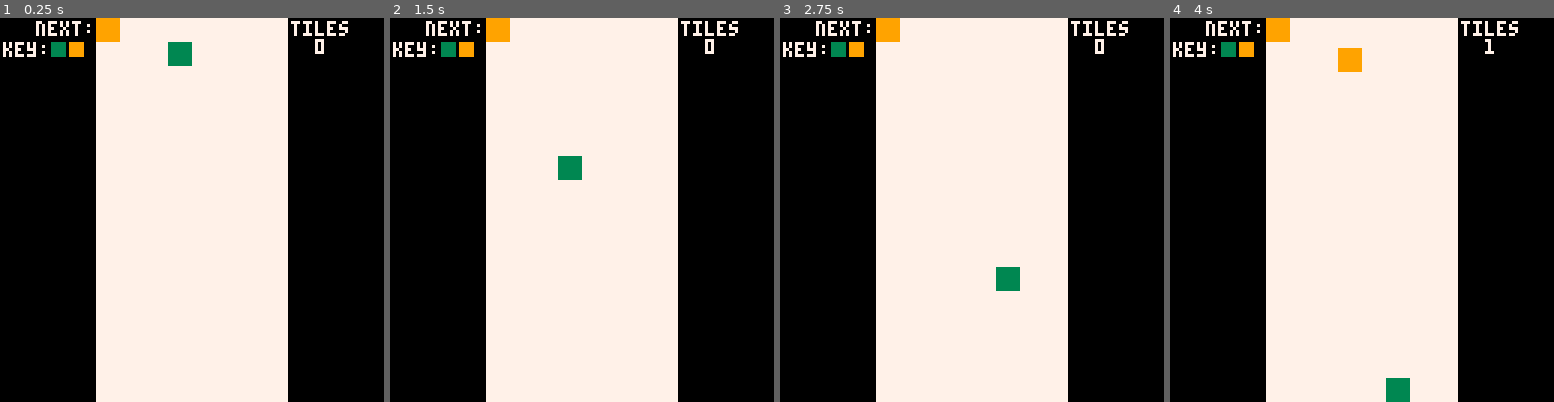
Above: before the commit, frames 1-4 (left to right).
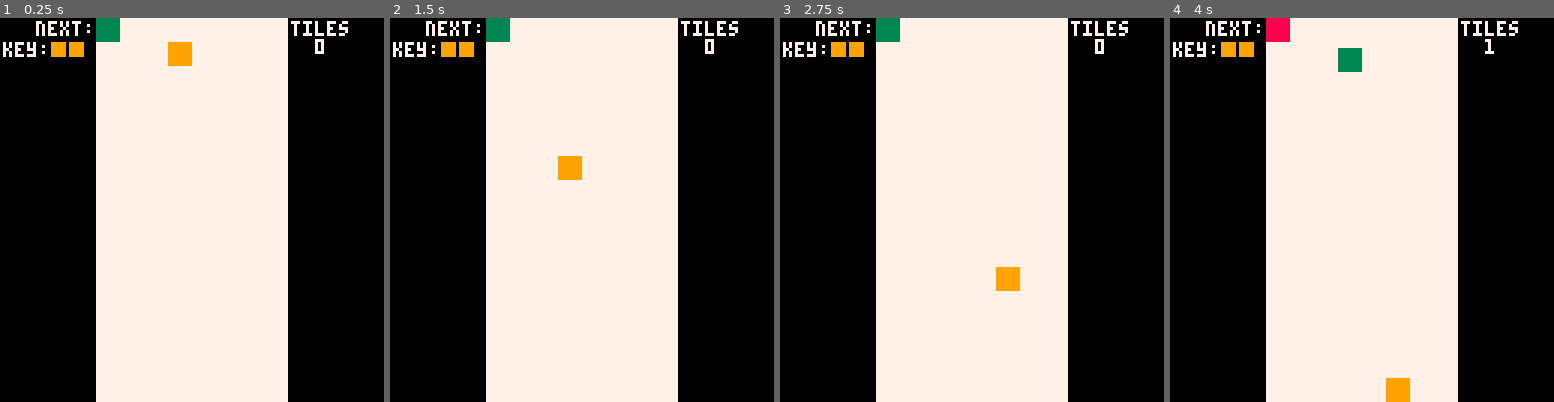
Above: after the commit, the same moments.

Repository: jplopez/1kjam
Game: PICO-8 cartridge 1kjam.p8
Two runs of this game, one before a commit and one after it. Both use one fixed random seed, a clock stepped at 60 frames per second and the inputs below.
Inputs:
- Up to frame 1 (0.25 s): no input
- Up to frame 2 (1.5 s): no input
- Up to frame 3 (2.75 s): hold Right 1.6-2.1 s; hold Right from 2.47 s (still down)
- Up to frame 4 (4 s): release Right at 3.03 s; hold Left 3.08-3.58 s; hold Down 3.63-3.97 s

The runs differ from the first frame. In frame 1, 0.9% of the frame differs, in the area x 13-50%, y 0-13%; in frame 2, 0.9%; in frame 3, 0.9%; in frame 4, 1.3%, in the area x 13-63%, y 0-100%.

Commit message:
bloat with core files, globals and first tile entity

Diff:
--- a/1kjam.p8
+++ b/1kjam.p8
@@ -1,49 +1,63 @@
 pico-8 cartridge // http://www.pico-8.com
 version 42
 __lua__
-e=-1
-over=false
-clrs={2,3,8,9}
-tcount=0
+
+#include src/globals.lua
+
+#include src/core/env.lua
+#include src/core/oop.lua
+#include src/core/utils.lua
+#include src/core/gst.lua
+#include src/core/collisions.lua
+
+#include src/entities/tile.lua
+
+-- e=-1 -- represents an empty slot for a tile
+-- over=false -- gameover flag
+-- clrs={2,3,8,9} -- tile's colors
+-- tcount=0 -- tile count
+
 function _init()
- pt={}
+--  pt={} -- 8x16 2D array tracking the played tiles
  for c=1,8do
  	local row={}
 		for r=1,16do add(row,e)end
  	add(pt,row)
 	end
- cur=tile({x=4})
- nxt=tile()
- key()
+ cur=tile({x=4}) -- current tile in play
+ nxt=tile() -- next tile
+ key() -- generates the key
 end
 
 function _update()
-	mcur()
- input()
- utile()
+	mcur() -- move current
+ input() -- handle inputs
+ utile() -- update tiles: detects collisions and triggers removal of tiles
 end
 
 function _draw()
 	cls()
-	rectfill(32,0,95,127,7)
+	rectfill(32,0,95,127,7) -- playable area
 	print("next:",12,1,7)
 	print("tiles\n  "..tcount,97,1,7)
 	print("key:",1,8,7)
-	rectfill(17,8,21,12,k[1])
-	rectfill(23,8,27,12,k[2])
+	rectfill(17,8,21,12,k[1]) -- 1st key element
+	rectfill(23,8,27,12,k[2]) -- 2nd key element
 	if(over)then
 	 print("gameover",48,60,8)
-	else dgame()end
+	else dgame()end -- dgame draws the tiles
 end
 -->8
+-- construct for a tile
 function tile(t)
  t=t or {}
  return {x=t.x or 1,y=t.y or 1,
 		clr=t.clr or rnd(clrs)}
 end
-
+-- generates the matching key
 function key() k={rnd(clrs),rnd(clrs)}end
 
+-- collision detection
 function coll(t1,t2)
  if(t1==nil or t2==nil)return false
  return t1.x<t2.x+8
@@ -51,55 +65,66 @@
   and t1.y<t2.y+8
   and t1.y+8>t2.y
 end
-
+-- handle inputs
 function input()
  if(btn(⬇️))move(cur,0,0.125)
  if(btnp(⬅️))move(cur,-1,0)
  if(btnp(➡️))move(cur,1,0)
 end
-
+--detect it tile 't' will collision or hit boundary
+-- at coordinates x,y
 function det(t,x,y)
  if(x<1 or x>8 or y>16)return true
 	if(pt[x][y]==e)return false
 	return coll(t,pt[x][y])
 end
-
+--general move function for tile 't'
 function move(t,dx,dy)
  if(det(t,t.x+dx,ceil(t.y+dy)))return false
  t.x=mid(1,t.x+dx,8)
  t.y=min(t.y+dy,16)
  return true
 end
-
+--move cursor to be called in _update
 function mcur()
- local ly=cur.y
- move(cur,0,0.125)
- if(ly==cur.y)then
+	local ly=cur.y
+ 	move(cur,0,0.125)
+ 	if(ly==cur.y)then
 		pt[cur.x][cur.y]=tile(cur)
- 	rct(cur.x,cur.y)
- 	cur=nxt
- 	cur.x=4
- 	nxt=tile()
- 	tcount+=1end
+ 		rct(cur.x,cur.y)
+ 		cur=nxt
+ 		cur.x=4
+ 		nxt=tile()
+ 		tcount+=1
+	end
 end
-
+-- update played tiles
+-- check for matches and triggers the
+-- cascading movements of
+--
 function utile()
  for r=16,1,-1do
  	for c=8,1,-1do
  	 local tl=pt[c][r]
- 	 if(tl~=e)then
-  	 local ly=tl.y
- 	  move(tl,0,0.125)
- 	  if(ly==tl.y)then
- 	  pt[c][r]=e
- 	  pt[c][tl.y]=tl
- 	  rct(c,tl.y)end
+ 	 if(tl~=e)then  -- if tile slot isn't empty
+  	 local ly=tl.y -- save last Y position
+ 	   move(tl,0,0.125)  -- move tile down
+ 	   -- if Y pos stays the same, tile cannot move any further
+		 -- so we trigger react check
+		 if(ly==tl.y) then
+		  --if the previous 'if' is true, the next two lines update the same slot.
+		  --although inneficient, it saves me a couple of lines
+			pt[c][r]=e     -- empty previous slot used by tile
+			pt[c][tl.y]=tl -- set tile in new slot
+			rct(c,tl.y)
+		 end
    end
   end
  end
 end
 
 -->8
+-- draws all tiles: current, next and played
 function dgame()
 	dtile(cur)
 	dtile(nxt)
@@ -110,10 +135,15 @@
 		end
 	end
 end
+-- draws one tile
+-- the x and y pos represent the slots in the 8x16 playable area
+-- this draw function convers those values to the correct pixel in the screen
 function dtile(t)
  rectfill(32+((t.x-1)*8),(t.y-1)*8,
  32+(t.x*8)-1,t.y*8-1,t.clr)end
 -->8
+
+-- determines if there are reactions around the slot x,y
 function rct(x,y)
  local p=pt[x][y]
  if(p==e)return
@@ -129,12 +159,14 @@
 	 key()
 	end
 end
+-- checks the if slot x,y with color 'c' matches any of the keys
 function chk(x,y,c)
  return pt[x][y]~=e and
   ((pt[x][y].clr==k[1] and c==k[2])
   or
   (pt[x][y].clr==k[2] and c==k[1]))
 end
+
 __gfx__
 00000000000000000000000000000000000000000000000000000000000000000000000000000000000000000000000000000000000000000000000000000000
 00000000000000000000000000000000000000000000000000000000000000000000000000000000000000000000000000000000000000000000000000000000
--- /dev/null
+++ b/src/core/collisions.lua
@@ -0,0 +1,104 @@
+-- simple collision functions for rectangles and circles
+-- Requires oop.lua
+collision_engine=class:extend({
+
+  --side constants
+  _top=2,
+  _bottom=3,
+  _left=7,
+  _right=11,
+  _top_left=9,  -- top + left
+  _top_right=13, -- top + right
+  _bottom_left=10, -- bottom + left
+  _bottom_right=14, -- bottom + right
+
+  tolerance=1,
+
+  --[[
+    Checks if obj1 and obj2 are colliding. This functions infers if objs are
+    circle or rect based on their attributes.
+    * Rectangles: x,y,w,h
+    * Circle: x,r
+  ]]
+  colliding=function(_END,obj1,obj2)
+    if(obj1.r) then
+      if(obj1.r) return is_circle_colliding(_ENV,obj1,obj2)
+    elseif(obj2.r) then
+      return is_circle_rect_colliding(_ENV,obj2,obj1)
+    end
+    return is_rect_colliding(_ENV,obj1,obj2)
+  end,
+
+  is_circle_colliding=function(_ENV,c1,c2)
+    local dx=c1.x-c2.x
+    local dy =c1.y-c2.y
+    local distance=sqrt(dx*dx + dy*dy)
+    return distance<c1.r+c2.r+tolerance
+  end,
+
+  --[[
+    Check if circle is withing the bounds of the rect
+    Returns boolean if circle is out of bounds and the
+    value for side of collision
+  ]]
+  is_circle_rect_oob=function(_ENV,c,rect)
+    local tol,side=tolerance+c.r,nil
+    if(c.y-rect.y<=tol) side=_top
+    if((rect.y+rect.h)-c.y<=tol) side=_bottom
+    if(side==nil) then
+      if(c.x-rect.x<=tol) side=_left
+      if((rect.x+rect.w)-c.x<=tol) side=_right
+    end
+    return side!=nil, side
+  end,
+
+  --[[
+    Checks if a circle and a rectangle are colliding.
+    Returns boolean for collision, and a number representing
+    the side of the collision on the rectangle.
+    side values are defined in globals
+  ]]
+  is_circle_rect_colliding=function(_ENV,c,rec)
+    local closest_x=mid(rec.x, c.x, rec.x+rec.w)
+    local closest_y=mid(rec.y, c.y, rec.y+rec.h)
+    local tol=c.r+tolerance
+
+    local dx=c.x-closest_x
+    local dy=c.y-closest_y
+    local coll=dx*dx + dy*dy < tol*tol
+    local side=nil
+    --determine side of collision in rect
+    if coll then
+      if(dx<0) side=_left
+      if(dx>0) side=_right
+      if(dx==0 or abs(dy)<abs(dx)) then
+        if(dy<0) side=_top
+        if(dy>0) side=_bottom
+      else  --corner
+        if(dy<0) side=_top+side
+        if(dy>0) side=_bottom+side
+      end
+    end
+    return coll,side
+  end,
+
+  is_rect_colliding=function(_ENV,rect1,rect2)
+    return rect1.x < rect2.x + rect2.w + tolerance
+        and rect1.x + rect1.w > rect2.x - tolerance
+        and rect1.y < rect2.y + rect2.h + tolerance
+        and rect1.y + rect1.h > rect2.y - tolerance
+  end,
+
+  -- utility function to print sides as strings
+  print_side=function(_ENV,side)
+    if(side==nil) return ""
+    if(side==_top_left) return "top-left"
+    if(side==_top) return "top"
+    if(side==_top_right) return "top-right"
+    if(side==_left) return "left"
+    if(side==_right) return "right"
+    if(side==_bottom_left) return "bottom-left"
+    if(side==_bottom) return "bottom"
+    if(side==_bottom_right) return "bottom-right"
+  end
+})
--- /dev/null
+++ b/src/core/env.lua
@@ -0,0 +1,2 @@
+global=_ENV
+noop=function()end
--- /dev/null
+++ b/src/core/gst.lua
@@ -0,0 +1,20 @@
+-- gst: Game State manager for Pico8
+__gstc={cur=nil}
+function gst(k) return gstt(k) end
+function gstt(k,on,off)
+  if(k!=nil) then
+    local f=function()end
+    __gstc[k]=__gstc[k] or {key=k, on=f,off=f}
+    if(on)__gstc[k].on=on
+    if(off)__gstc[k].off=off
+    local o=__gstc.cur
+    if(o)__gstc[o].off(o,k)
+    __gstc.cur=k
+    __gstc[k].on(o,k)
+  end
+  return __gstc.cur
+end
+function gstc(c)
+  __gstc=c
+  __gstc.cur=__gstc.cur or nil
+end
--- /dev/null
+++ b/src/core/log.lua
@@ -0,0 +1,8 @@
+-- requires utils.lua
+logger=class:extend({
+	filename="log/log",
+	log=function(self,text,overwrite)
+		local t = (type(t)=="table") and serialize(text) or tostr(text)
+		printh(t,self.filename,overwrite)
+	end
+})
--- /dev/null
+++ b/src/core/oop.lua
@@ -0,0 +1,69 @@
+-- source: https://github.com/kevinthompson/object-oriented-pico-8/blob/main/heartseeker.p8#L293
+-- author: https://github.com/kevinthompson
+class=setmetatable({
+  extend=function(self, tbl)
+    tbl=tbl or {}
+    tbl.__index=tbl
+    return setmetatable(
+      tbl,{__index=self,
+        __call=function(self, ...)
+          return self:new(...) end })
+  end,
+  new=function(self,tbl)
+    tbl=setmetatable(tbl or {},self)
+    tbl:init()
+    return tbl
+  end,
+  init=noop
+},{__index=_ENV})
+
+entity=class:extend({
+	-- class
+	pool={},
+
+	extend=function(_ENV,tbl)
+		tbl=class.extend(_ENV,tbl)
+		tbl.pool={}
+		return tbl
+	end,
+
+	each=function(_ENV,method,...)
+		for e in all(pool) do
+			if (e[method]) e[method](e,...)
+		end
+	end,
+
+	-- instance
+	x=0,
+	y=0,
+
+	w=8,
+	h=8,
+
+	init=function(_ENV)
+		add(entity.pool,_ENV)
+		if pool!=entity.pool then
+			add(pool,_ENV)
+		end
+	end,
+
+	detect=function(_ENV,other,callback)
+		if collide(_ENV,other) then
+			callback(_ENV)
+			return true
+		end
+		return false
+	end,
+
+	collide=function(_ENV,other)
+		return x<other.x+other.w and
+			x+w>other.x and
+			y<other.y+other.h and
+			h+y>other.y
+	end,
+
+	destroy=function(_ENV)
+		del(entity.pool,_ENV)
+		if(pool!=entity.pool) del(pool,_ENV)
+	end
+})
--- /dev/null
+++ b/src/core/utils.lua
@@ -0,0 +1,68 @@
+-- String, Print and Table manipulation utilities
+
+function is_empty(str) return str==nil or str=="" end
+
+-- print centered
+function printc(str,y,clr)
+  local x=64-(#str*4)/2
+  print(str,x,y,clr)
+end
+
+-- print shadow
+function prints(str,x,y,clr)
+  print(str,x+1,y+1,7)
+  print(str,x,y,clr)
+end
+
+-- print outlined
+function printo(s,x,y,c,o) -- 34 tokens, 5.7 seconds
+  color(o)
+  ?'\-f'..s..'\^g\-h'..s..'\^g\|f'..s..'\^g\|h'..s,x,y
+  ?s,x,y,c
+end
+
+-- left padding
+function pad(str,len,char)
+  str=tostr(str)
+  char=char or "0"
+  if (#str==len) return str
+  return char..pad(str,len-1)
+end
+
+function spaces(len)
+  if(len==0) return ""
+  return " "..spaces(len-1)
+end
+
+function table_concat(array,sep)
+  if(array==nil or #array==0) return ""
+  sep=sep or ","
+  local res=""
+  for i=1,#array do
+    res=res..array[i]
+    if(i<#array) res=res..sep
+  end
+  return res
+end
+
+function serialize(tbl,l)
+  if(tbl==nil) then return "" end
+  l=l or 0
+  local res={}
+  for k,v in pairs(tbl) do
+    local fld=""
+    if type(v)=="string" then
+      fld=tostr(k)..' : "'..v..'"'
+    elseif type(v)=="function" then
+      fld=tostr(k)..' : "function"'
+    elseif type(v)=="table" then
+      fld=tostr(k)..' :\n'..serialize(v,l+1)
+    else
+      fld=tostr(k)..' : '..tostr(v)
+    end
+    add(res,spaces(2*(l+1))..fld)
+  end
+  return spaces(2*l)..'{\n'..
+        table_concat(res,"\n")..
+        '\n'..spaces(2*l)..'}'
+end
--- /dev/null
+++ b/src/entities/tile.lua
@@ -0,0 +1,28 @@
+tile=entity:extend({
+  x=1,
+  y=16,
+  w=1,
+  h=1,
+  clr=rnd(clrs),
+
+  move=function(_ENV,dx,dy)
+    local nx,ny=x+dx,x+dy -- next position
+    if(nx<1 or nx>8 or ny>16) return false -- screen boundaries
+    local next_pos=pt[ceil(nx)][ceil(ny)]
+    if(next_pos==e) then
+      x,y=nx,ny --update tile position
+      return true
+    else return false -- no move
+    end
+  end,
+
+  update=function(_ENV)
+    return move(_ENV,0,0.125)
+  end,
+
+  draw=function(_ENV)
+    rectfill(32+((x-1)*8),(y-1)*8,
+    32+(x*8)-1,y*8-1,clr)
+  end,
+
+})
--- /dev/null
+++ b/src/globals.lua
@@ -0,0 +1,8 @@
+e=-1 -- represents an empty slot for a tile
+over=false -- gameover flag
+clrs={2,3,8,9} -- tile's colors
+tcount=0 -- tile count
+pt={} -- 8x16 2D array tracking the played tiles
+cur=nil-- current tile in play
+nxt=nil -- next tile
+k={}
